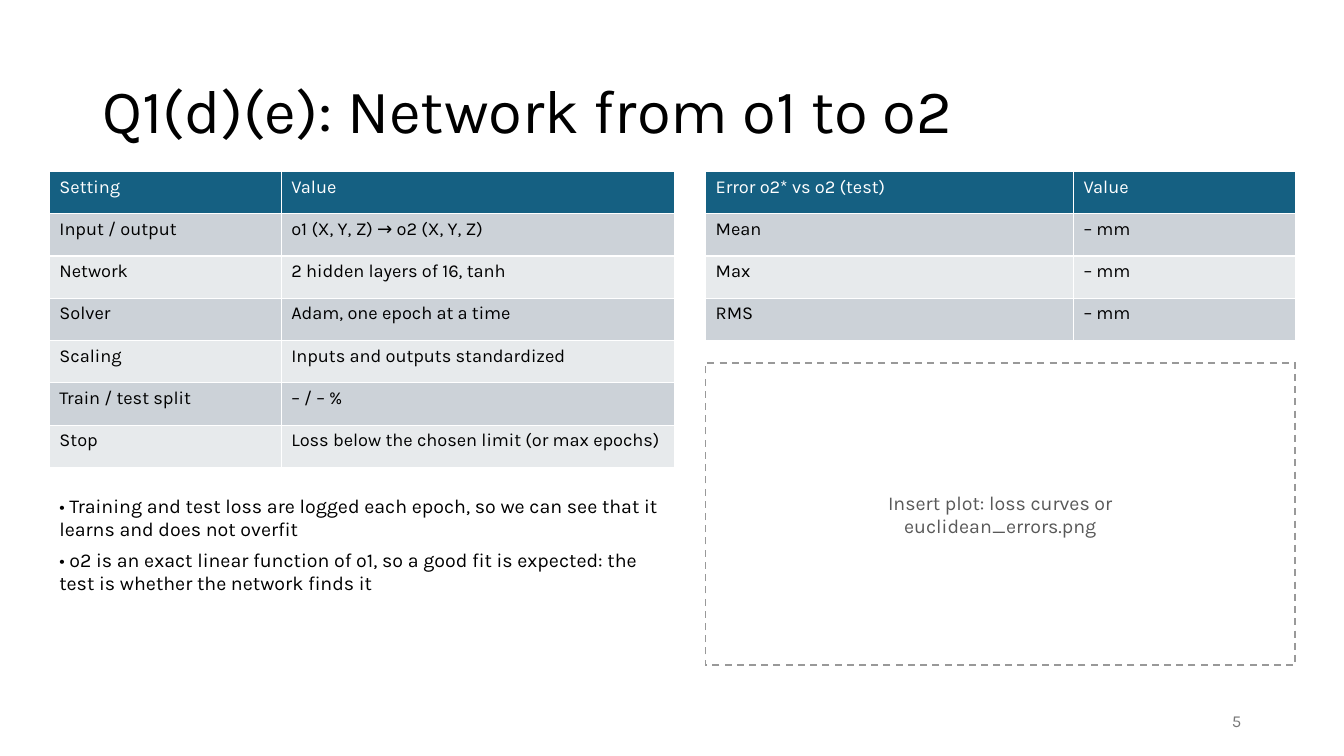
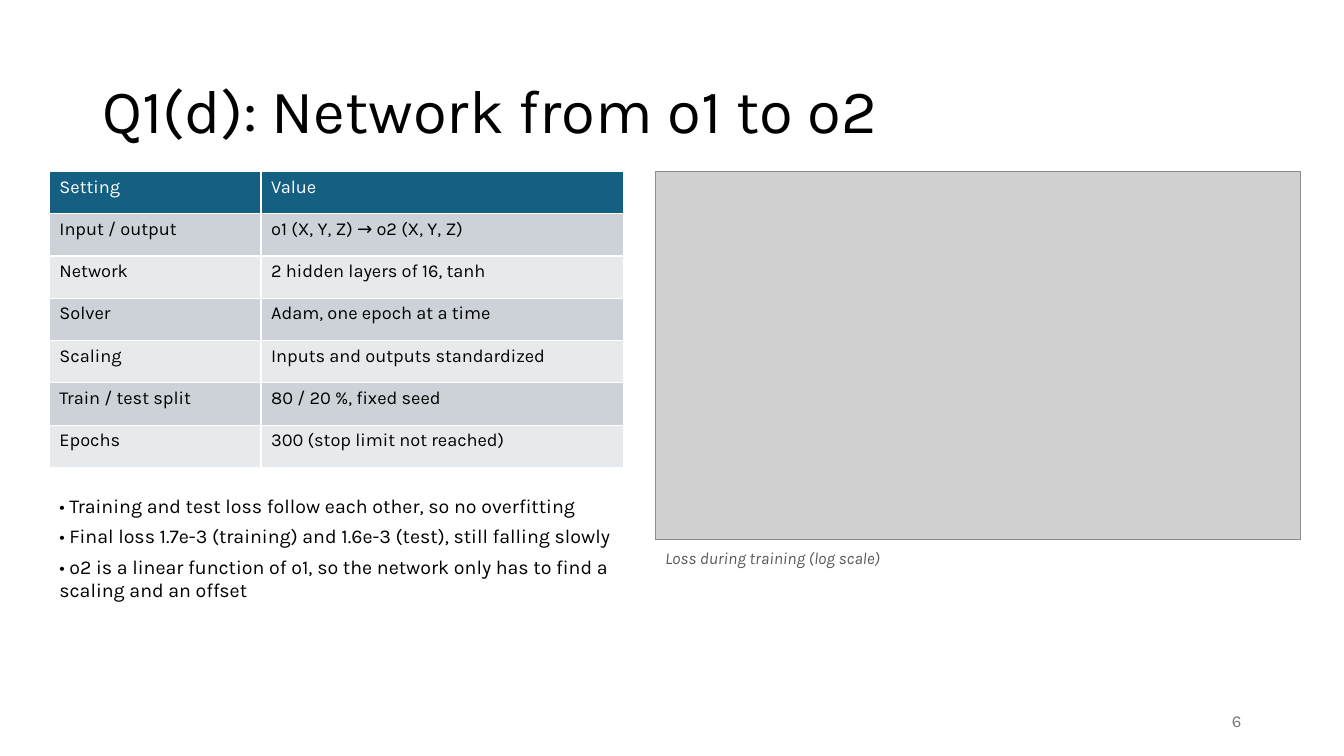
Before and after one commit to AreGundersen/MAS512, a slide deck: slide 6 of Assignment 2/MAS512_assignment2_gr5.pptx (slide 5 before the commit). Drawn at 1344x756 pixels with LibreOffice and Linux fonts; fonts in the diff are those of the drawing; grey boxes stand for pictures. Boxes give left, top, right and bottom in pixels: in the first picture for what was removed or moved away, otherwise in the second. Text is boxed around its words. In the diff, an @@ line names an element or a change of style, - is before the commit and + after.

```diff
--- a/Assignment 2/MAS512_assignment2_gr5.pptx
+++ b/Assignment 2/MAS512_assignment2_gr5.pptx
@@ title at <box>102,88,876,144</box>: text changed @@
-Q1(d)(e): Network from o1 to o2
+Q1(d): Network from o1 to o2
@@ table at <box>49,171,624,468</box> @@
-row 6, column 2: – / – %
+row 6, column 2: 80 / 20 %, fixed seed
-row 7, column 1: Stop
+row 7, column 1: Epochs
-row 7, column 2: Loss below the chosen limit (or max epochs)
+row 7, column 2: 300 (stop limit not reached)
@@ table: place and size @@
-table at <box>49,171,675,468</box>
+table at <box>49,171,624,468</box>
@@ picture added at <box>655,171,1301,540</box> @@
@@ table removed at <box>706,171,1296,341</box>, 4 rows, 2 columns @@
-Error o2* vs o2 (test) | Value
-Mean | – mm
-Max | – mm
-RMS | – mm
@@ rectangle removed at <box>706,363,1296,665</box> @@
-Insert plot: loss curves or
-euclidean_errors.png
@@ text at <box>59,499,610,602</box>: text changed @@
-• Training and test loss are logged each epoch, so we can see that it learns and does not overfit
-• o2 is an exact linear function of o1, so a good fit is expected: the test is whether the network finds it
+• Training and test loss follow each other, so no overfitting
+• Final loss 1.7e-3 (training) and 1.6e-3 (test), still falling slowly
+• o2 is a linear function of o1, so the network only has to find a scaling and an offset
@@ text added at <box>665,552,881,568</box>, 12 pt, text #595959, italic @@
+Loss during training (log scale)
@@ page number at <box>1232,716,1242,727</box>: text changed @@
-5
+6
```
Also in this commit, not shown: 1 other slide changed, 4 slides added, 1 slide removed, 11 other files.
